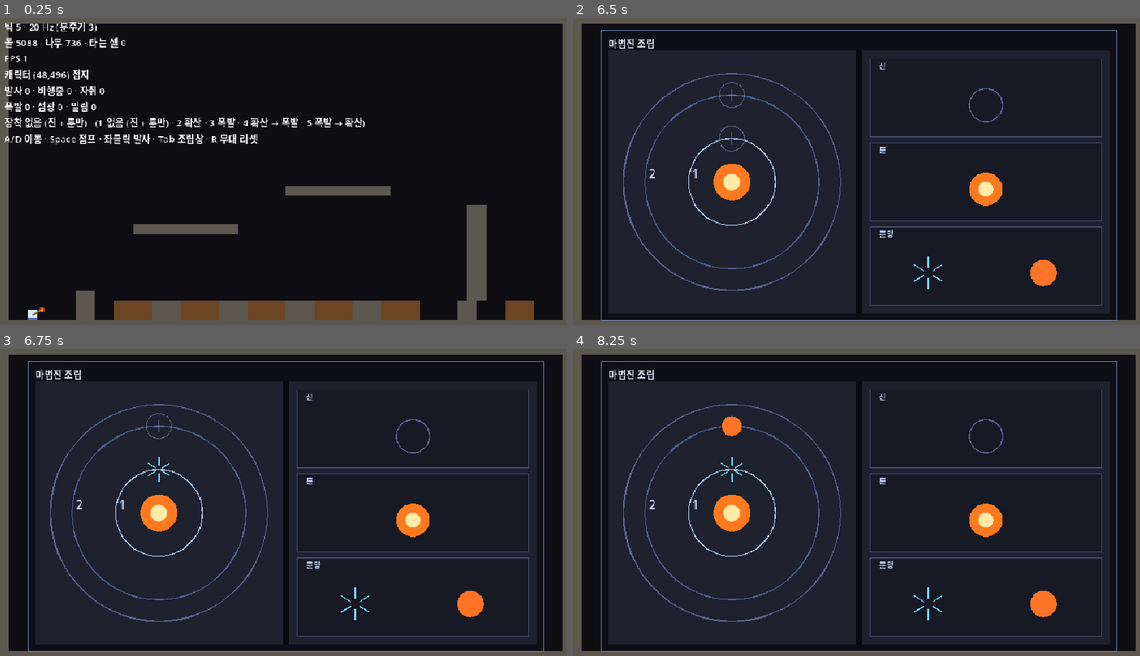
Above: before the commit, frames 1-4 (two rows, left to right).
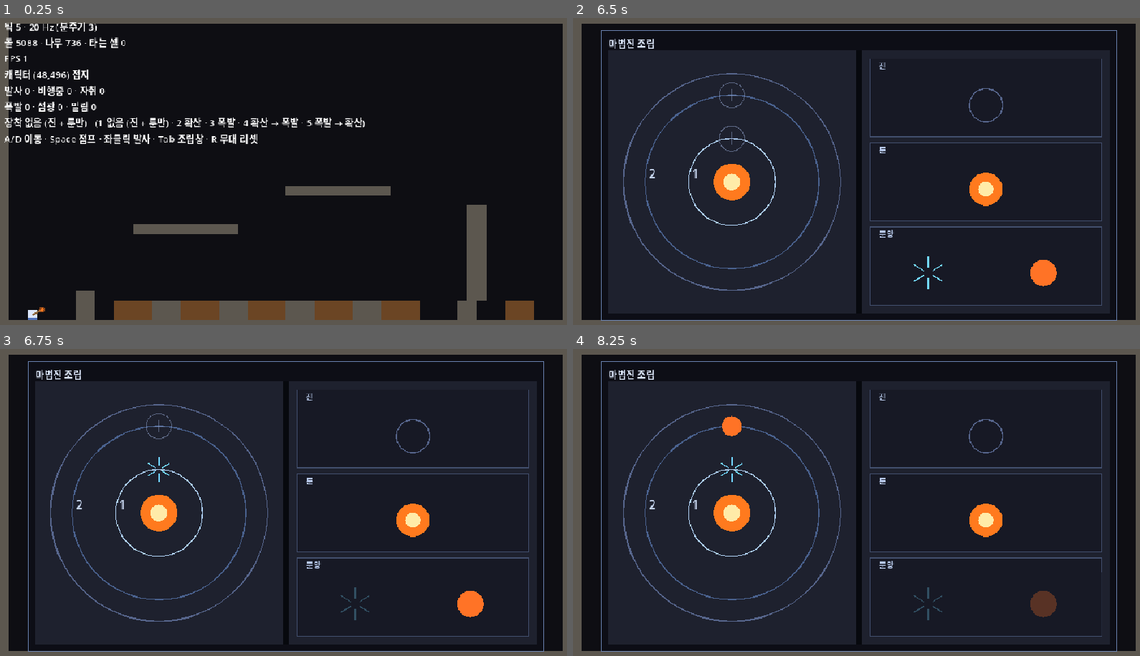
Above: after the commit, the same moments.

Repository: djgnfj-svg/tockbon
Game: Godot game, scene res://src/stage/stage.tscn
Same seed, same stepped clock (60 frames per second), same inputs: the game is played once before the commit and once after it.
Inputs (mouse positions are in pixels of both pictures, inside the frame that each line leads up to):
- Up to frame 1 (0.25 s): no input
- Up to frame 2 (6.5 s): tap Enter at 0.5, 2, 3.5 s; move the mouse to (986, 159) at 0.52 s; hold D (move_right) 0.53-1.25 s; hold Tab (toggle_assembly) 0.53-1.25 s; click (986, 159) at 0.67 s; tap Space (jump) at 0.77, 1.25, 2.75, 3.77, 4.25 s; drag from (743, 192) to (828, 239) at 1.27 s; move the mouse to (918, 103) at 2.02 s; hold D (move_right) 2.03-2.75 s; hold Ctrl 2.03-2.75 s; click (918, 103) at 2.17 s; drag from (828, 239) to (686, 128) at 2.77 s; move the mouse to (1032, 223) at 3.52 s; hold A (move_left) 3.53-4.25 s; tap Alt at 3.6 s; click (1032, 223) at 3.67 s; drag from (686, 128) to (771, 94) at 4.27 s; move the mouse to (884, 174) at 5.02 s; hold A (move_left) 5.03-5.75 s; tap Keypad Enter at 5.1 s; click (884, 174) at 5.17 s; drag from (771, 94) to (743, 192) at 5.77 s
- Up to frame 3 (6.75 s): move the mouse to (413, 490) at 6.52 s; hold D (move_right) from 6.53 s (still down); tap 2 at 6.6 s; click (413, 490) at 6.67 s
- Up to frame 4 (8.25 s): tap Space (jump) at 6.77 s; release D (move_right) at 7.25 s; drag from (743, 523) to (828, 570) at 7.27 s; move the mouse to (918, 434) at 8.02 s; hold A (move_left) from 8.03 s (still down); tap 4 at 8.1 s; click (918, 434) at 8.17 s

Frames 1-2 are identical in both runs. In frame 3, less than 0.1% of the frame differs, in the area x 60-66%, y 77-89%; in frame 4, 0.4%, in the area x 60-94%, y 72-94%.

Commit message:
spell: 클릭해서 놓고 뺀다 (단계 4b-2b)
팔레트에서 고르고 슬롯을 눌러 놓는다. 고른 게 없으면 슬롯을 눌러
뺀다. 판정 1·2 를 조립창만으로 재는 것이 이제 가능하다.

_gui_input 으로 받는다. 창이 STOP 이라 여기 안 받으면 클릭이 어디에도
안 간다. 위험 22 의 답은 그리기가 더한 page.position 을 여기서 빼는
것이고, 뺄 값이 book_layout 의 같은 함수에서 나오므로 갈라질 수가 없다.

히트테스트가 그림과 같은 함수를 쓴다. layer_at() 은 layer_slots() 와
glyph_radius() 를, item_at() 은 section() 과 item_slot() 을 그대로
돈다. 좌표를 두 번 계산하면 클릭이 엉뚱한 층으로 가고 에러가 안 난다.

확산 제약은 팔레트에서 막는다. _can_pick() 이 빈 층 중에 받아 줄 곳이
있나를 보고, 제약은 can_place_glyph 를 지나므로 규칙이 두 벌이 안 된다.

흐리게를 modulate.a 로 짰다가 고쳤다. modulate 는 노드 전체에 걸리고
다음 프레임까지 남는다 — 그 칸에만 가림막을 덮는다.

구조 넷도 같이 고쳤다:

진 심볼이 갈라져 있었다. _draw_frame 이 직접 그리고 _draw_circle_symbol
이 똑같은 그림을 따로 그렸다 — 진 테두리를 바꾸는 날 팔레트만 안
따라온다. 공유 여부를 재는 그물도 세웠다(세 심볼 × 두 자리).

씬을 못 세우면 검사가 「실패」가 아니라 없어지던 것에 t.ok(false) 를
넣었다. 「없어진 검사」와 「통과한 검사」가 로그에서 구별이 안 된다.

items_of 검사가 개수만 재고 있었다. 손으로 적은 목록이 마침 같은
길이면 통과했다 — 값까지 맞댄다.

「종류 추가 = 세 곳」 주석이 틀렸다. 세어 보니 다섯이고 다섯째가
다른 파일(circle_window._draw_palette_item)이라 제일 빠뜨리기 쉽다.

Co-Authored-By: Claude Opus 5 (1M context) <noreply@anthropic.com>
Claude-Session: https://claude.ai/code/session_01AMkXmt1W5qq92K4dVZ4xVs

Diff:
--- a/src/view/circle_layout.gd
+++ b/src/view/circle_layout.gd
@@ -106,6 +106,31 @@
 	return _radius(area) * Fx.CIRCLE_GLYPH_RATIO
 
 
+## 🔴🔴 **어느 층을 눌렀나.** 없으면 -1.
+##  ⚠ **그림과 같은 `layer_slots()`·`glyph_radius()`를 쓴다.** 좌표를 여기서 다시 구하면
+##   「클릭이 엉뚱한 층으로 간다」가 되고 **에러가 안 난다**(위험 6).
+## ⚠ 인자 `p`는 **상자 원점 기준**이다 — 창이 `draw_set_transform`으로 옮긴 만큼을
+##  호출부가 **빼서** 넘겨야 한다(위험 22). 안 빼면 조용히 어긋난다.
+## ⚠ 누르는 원이 심볼보다 크다 — 심볼만 하면 빈 층을 정확히 겨냥해야 해서 못 누른다.
+static func layer_at(circle_id: int, area: Rect2, p: Vector2) -> int:
+	var slots := layer_slots(circle_id, area)
+	var r := glyph_radius(area) * Fx.SLOT_HIT_RATIO
+	for i in slots.size():
+		if p.distance_to(slots[i]) <= r:
+			return i
+	return -1
+
+
+## 어느 룬 자리를 눌렀나. 없으면 -1. ⚠ 위와 같은 규율이다.
+static func rune_slot_at(circle_id: int, area: Rect2, p: Vector2) -> int:
+	var slots := rune_slots(circle_id, area)
+	var r := rune_radius(area) * Fx.SLOT_HIT_RATIO
+	for i in slots.size():
+		if p.distance_to(slots[i]) <= r:
+			return i
+	return -1
+
+
 ## 층 번호의 글자 크기. 🔴 **반지름에서 파생한다** — 박으면 진이 커질 때 번호만 얼어붙고,
 ##  그건 「안쪽이 먼저」를 말하는 장치 둘 중 하나가 **약해지는** 방향이다(기획 판정 3).
 static func layer_num_size(area: Rect2) -> int:
--- a/src/view/circle_window.gd
+++ b/src/view/circle_window.gd
@@ -37,6 +37,11 @@
 ## ⚠ **읽기만 한다.** 이 단계는 **클릭으로 못 놓는다**(단계 4).
 var _circle: SpellCircle = null
 
+## 지금 고른 팔레트 항목. `GLYPH_NONE`이면 아무것도 안 골랐다.
+## ⚠ **문양만 고른다** — 진·룬을 놓고 빼는 것은 단계 5다. 그래서 종류를 안 들고 문양 id만 든다.
+##  🔴 종류가 늘면 여기가 `{kind, item}` 이 된다. 그때 이 한 줄이 바뀐다.
+var _picked := Glyph.GLYPH_NONE
+
 
 func setup(circle: SpellCircle) -> void:
 	_circle = circle
@@ -62,6 +67,88 @@
 ##  할 일이 늘면(포커스·애니메이션) 그게 여기 한 곳에 붙는다.
 func toggle() -> void:
 	visible = not visible
+	# ⚠ 닫을 때 고른 것을 놓는다 — 안 놓으면 다시 열었을 때 **아무도 안 고른 줄 아는데**
+	#  다음 슬롯 클릭이 옛 문양을 놓는다.
+	_picked = Glyph.GLYPH_NONE
+
+
+# ══════════════════════════════════════════════════════════════════
+#  클릭 — 🔴🔴 **고르고 → 놓는다. 놓인 것을 다시 누르면 뺀다**
+# ══════════════════════════════════════════════════════════════════
+
+## 🔴🔴 **`_gui_input`이라 좌표가 이미 창 안쪽 기준이다.** `_unhandled_input`으로 받으면
+##  화면 좌표라 창 위치를 또 빼야 하고, 그 뺄 값이 두 곳이 되는 순간 어긋난다.
+##  ⚠ 그리고 창이 `STOP`이라 여기 안 받으면 **클릭이 어디에도 안 간다** — 발사로도 안 샌다.
+##
+## 🔴🔴 **위험 22 — 그리기는 변환 안에서 하고 클릭은 밖에서 받으면 조용히 어긋난다.**
+##  아래가 그 답이다: 그리기가 더한 `page.position`을 **여기서 뺀다.** 뺄 값이
+##  `book_layout`의 같은 함수에서 나오므로 둘이 갈라질 수가 없다.
+##  ⚠ 리포에 같은 실측이 있다 — `stage_input._to_world`가 캔버스 변환을 안 되돌리면
+##   「흔드는 동안 조준이 엉뚱한 셀로 간다」(에러 없음).
+func _gui_input(event: InputEvent) -> void:
+	if not (event is InputEventMouseButton):
+		return
+	var mb := event as InputEventMouseButton
+	if mb.button_index != MOUSE_BUTTON_LEFT or not mb.pressed:
+		return
+	# ⚠ 창 안 클릭은 **발사가 아니다.** 안 먹으면 조립하다 마법이 나간다.
+	accept_event()
+	if _circle == null:
+		return
+
+	var pal := Book.palette_page(size)
+	if pal.has_point(mb.position):
+		_click_palette(pal, mb.position - pal.position)
+		return
+	var page := Book.circle_page(size)
+	if page.has_point(mb.position):
+		_click_circle(page, mb.position - page.position)
+
+
+## 팔레트에서 고른다. 같은 것을 다시 누르면 고르기를 놓는다.
+## ⚠ **문양만이다** — 진·룬 칸은 그려지지만 아직 안 골라진다(단계 5).
+func _click_palette(pal: Rect2, local: Vector2) -> void:
+	var hit := Palette.item_at(pal.size, local)
+	if hit.is_empty():
+		return
+	if int(hit["kind"]) != Palette.KIND_GLYPH:
+		return
+	var id := int(hit["item"])
+	# 🔴🔴 **못 놓는 것은 애초에 안 골라진다.** 골라지고 나서 슬롯이 안 받으면
+	#  「눌렀는데 아무 일도 안 난다」가 되고 그게 고장으로 읽힌다(기획).
+	if not _can_pick(id):
+		return
+	_picked = Glyph.GLYPH_NONE if _picked == id else id
+
+
+## 슬롯을 누른다. 🔴 고른 게 있으면 **놓고**, 없으면 **뺀다**(계획 §9-1).
+## ⚠ 규칙이 하나여야 한다 — 종류마다 다르면 배울 게 셋이 된다.
+func _click_circle(page: Rect2, local: Vector2) -> void:
+	var area := Layout.circle_area(page.size)
+	var layer := Layout.layer_at(_circle.circle_id(), area, local)
+	if layer < 0:
+		return
+	if _picked == Glyph.GLYPH_NONE:
+		_circle.place_glyph(layer, Glyph.GLYPH_NONE)
+		return
+	# ⚠ `place_glyph`가 false면 **조용히** 아무 일도 안 한다 — 정상 조작이라 짖으면 안 된다.
+	#  🔴 여기 오기 전에 팔레트가 이미 막았으므로 실패는 원리적으로 드물다.
+	if _circle.place_glyph(layer, _picked):
+		# 고르고 → 놓는다가 한 동작이다. 놓았으면 손을 비운다.
+		_picked = Glyph.GLYPH_NONE
+
+
+## 이 문양을 지금 고를 수 있나 — 🔴 **빈 층 중에 받아 줄 곳이 하나라도 있나.**
+##
+## ⚠ 제약은 `glyph_defs.DEFS`에 있고 여기서 **다시 안 적는다** — `can_place_glyph`를 부른다.
+##  적으면 규칙이 두 벌이 되고, `net_circle`의 양방향 일치가 재던 것이 무의미해진다.
+## ⚠ **빈 층만 본다.** 확산이 1층에 있을 때 1층에 덮어쓰는 것은 규칙상 되지만, 그걸 허용하면
+##  「확산이 있는데 확산이 눌린다」로 보인다. ⇒ 옮기려면 먼저 빼는 것이 한 규칙이다.
+func _can_pick(glyph_id: int) -> bool:
+	for i in _circle.layer_count():
+		if _circle.glyph_at(i) == Glyph.GLYPH_NONE and _circle.can_place_glyph(i, glyph_id):
+			return true
+	return false
 
 
 func _draw() -> void:
@@ -138,7 +225,9 @@
 ##  진을 뺐을 때 마법진이 슬롯 하나로 줄어드는 것이 눈에 보이는 이유다(단계 5).
 func _draw_frame(area: Rect2) -> void:
 	var f := Layout.frame(area)
-	draw_circle(f["center"], f["radius"], Fx.CIRCLE_FRAME, false, Fx.CIRCLE_FRAME_PX)
+	# 🔴 **팔레트의 진과 같은 함수를 쓴다.** 여기서 따로 그리면 진 테두리를 바꾸는 날
+	#  **팔레트의 진만 안 따라온다** — 룬·문양은 이미 함수를 공유하는데 진만 안 하는 상태였다.
+	_draw_circle_symbol(f["center"], f["radius"])
 
 
 ## 룬 축 — 룬 자리. ⚠ 자리 **수**도 자리 **위치**도 진 표에서 나온다.
@@ -297,13 +386,29 @@
 func _draw_palette_item(slot: Rect2, kind: int, item_id: int) -> void:
 	var at := slot.get_center()
 	var r := Palette.item_symbol_radius(slot)
+
 	if kind == Palette.KIND_CIRCLE:
 		_draw_circle_symbol(at, r)
-		return
-	if kind == Palette.KIND_RUNE:
+	elif kind == Palette.KIND_RUNE:
 		_draw_rune_symbol(at, r, item_id)
-		return
-	if kind == Palette.KIND_GLYPH:
+	elif kind == Palette.KIND_GLYPH:
 		_draw_glyph(at, r, item_id)
-		return
-	push_error("CircleWindow: 슬롯 종류 %d에 항목 그림이 없다" % kind)
+	else:
+		push_error("CircleWindow: 슬롯 종류 %d에 항목 그림이 없다" % kind)
+		return
+
+	# ⚠ 문양만 상태가 있다 — 진·룬은 아직 안 골라지므로 「막혔다」·「골랐다」로 보이면 거짓말이다(단계 5).
+	if kind != Palette.KIND_GLYPH:
+		return
+
+	# 🔴🔴 **못 놓는 것은 흐리다** — 확산이 이미 있으면 두 번째 확산이 **애초에 안 눌린다**(기획).
+	#  ⚠ 눌리는데 아무 일도 안 나면 그게 고장으로 읽힌다. 한 칸 앞에서 막는 게 요점이다.
+	#  ⚠ **`modulate`를 쓰면 안 된다** — 노드 전체에 걸리고 다음 프레임까지 남는다.
+	#   ⇒ 그 칸에만 **가림막**을 덮는다.
+	if not _can_pick(item_id):
+		draw_rect(slot, Color(Fx.PALETTE_SECTION_BG, Fx.PALETTE_BLOCKED_VEIL_A), true)
+		return
+	# 🔴 고른 것에 테두리. **연출이 아니라 동작의 절반이다** —
+	#  무엇을 골랐는지 안 보이면 「고르고 → 놓는다」의 앞 절반이 화면에 없다.
+	if _picked == item_id:
+		draw_rect(slot, Fx.PALETTE_PICK, false, Fx.PALETTE_PICK_PX)
--- a/src/view/fx_tuning.gd
+++ b/src/view/fx_tuning.gd
@@ -191,6 +191,21 @@
 const SLOT_PLUS_RATIO := 0.5
 const SLOT_PLUS_PX := 1.5
 
+## 🔴 **누르는 원이 심볼보다 크다.** 심볼과 같게 두면 빈 층을 정확히 겨냥해야 눌리고,
+##  그건 「눌렀는데 아무 일도 안 난다」가 된다. ⚠ 너무 키우면 이웃 층까지 먹는다 —
+##  고리 간격(반지름의 절반)보다는 작아야 한다. `net_circle`이 겹치는지 잰다.
+const SLOT_HIT_RATIO := 1.8
+
+## 고른 항목 테두리. ⚠ **연출이 아니라 동작의 일부다** — 무엇을 골랐는지 안 보이면
+##  「고르고 → 놓는다」의 첫 절반이 화면에 없다.
+const PALETTE_PICK := Color(1.0, 0.92, 0.55, 0.95)
+const PALETTE_PICK_PX := 2.0
+## 못 고르는 항목을 덮는 **가림막의 진하기**. 🔴 **확산이 이미 있으면 두 번째 확산이
+##  애초에 안 눌린다**(기획). ⚠ 눌리는데 아무 일도 안 나면 그게 고장으로 읽힌다 —
+##  한 칸 앞에서 막는 게 요점이다.
+## ⚠ **`modulate`가 아니라 가림막인 이유**: `modulate`는 노드 전체에 걸리고 다음 프레임까지 남는다.
+const PALETTE_BLOCKED_VEIL_A := 0.72
+
 # ─── 팔레트 ───────────────────────────────────────────────────────
 ## 🔴 구획 크기는 **종류 수**로, 항목 칸은 **항목 수**로 나뉜다(`palette_layout`) —
 ##  여기엔 여백과 제목 띠만 있다. 칸 크기를 박으면 진·룬 항목이 느는 날 겹친다.
--- a/src/view/palette_layout.gd
+++ b/src/view/palette_layout.gd
@@ -34,7 +34,21 @@
 const KIND_RUNE := 1
 const KIND_GLYPH := 2
 
-## 🔴🔴 **종류 하나 추가 = 여기 한 줄 + `KINDS` 한 줄 + `items_of` 한 갈래.**
+## 🔴🔴 **종류 하나 추가 = 다섯 곳이다.** ⚠ 처음에 「세 곳」이라고 적었는데 **틀렸다** —
+##  세어 보니 다섯이고, 그중 하나는 **다른 파일**이라 제일 빠뜨리기 쉽다:
+##
+## ```
+## 1. const KIND_X                                  (여기)
+## 2. KIND_DEFS 한 줄                               (여기)
+## 3. KINDS 한 줄                                   (여기)
+## 4. items_of 한 갈래                              (여기)
+## 5. circle_window._draw_palette_item 한 갈래      ← 🔴 **다른 파일이다**
+## ```
+##
+## 🔴 다섯이 **넷을 넘었다** — 이 리포는 「새 종류를 추가할 때 네 군데를 고쳐야 하면 설계가 틀린 것」이라고
+##  적어 뒀다. ⚠ 지금 넘기는 것은 5번이 **그림**이고 그림은 종류마다 다를 수밖에 없어서다
+##  (룬은 구슬 · 진은 테두리 · 문양은 kind별 모양). 그래도 **셀 수 있게 적어 두는 것**이
+##  다음 사람이 5번을 빠뜨리지 않는 유일한 장치다.
 ## ⚠ 이름이 여기 있는 이유: **한 개념에 딸린 것은 한 곳에 둔다**(CLAUDE.md).
 ##  종류 목록과 이름 목록을 따로 만들면 둘을 손으로 맞춰야 하고, 반드시 어긋난다.
 const KIND_DEFS: Dictionary = {
@@ -94,3 +108,23 @@
 ##  거대해져서 「진이 제일 중요한가」로 잘못 읽힌다.
 static func item_symbol_radius(slot: Rect2) -> float:
 	return minf(slot.size.x, slot.size.y) * 0.5 * Fx.PALETTE_SYMBOL_RATIO
+
+
+## 🔴🔴 **무엇을 눌렀나.** `{"kind": int, "item": int}` — 아무것도 아니면 **빈 딕셔너리**다.
+##
+## ⚠ **그림과 같은 `section()`·`item_slot()`을 돈다.** 좌표를 여기서 다시 구하면
+##  「이걸 눌렀는데 저게 골라진다」가 되고 **에러가 안 난다**(위험 6의 팔레트 얼굴).
+## ⚠ 인자 `p`는 **페이지 원점 기준**이다 — 창이 `draw_set_transform`으로 옮긴 만큼을
+##  호출부가 **빼서** 넘겨야 한다(위험 22).
+##
+## 🔴 **칸 전체가 누르는 자리다**(심볼 원이 아니라). 심볼만 하면 항목이 작을 때 못 누르고,
+##  그건 「눌렀는데 아무 일도 안 난다」가 된다.
+static func item_at(page_size: Vector2, p: Vector2) -> Dictionary:
+	for ki in KINDS.size():
+		var sec := section(page_size, ki)
+		var kind: int = KINDS[ki]
+		var items := items_of(kind)
+		for ii in items.size():
+			if item_slot(sec, ii, items.size()).has_point(p):
+				return {"kind": kind, "item": items[ii]}
+	return {}
--- a/tests/nets/net_circle.gd
+++ b/tests/nets/net_circle.gd
@@ -69,6 +69,8 @@
 	_circle_layout_does_not_know_pages(t)
 	_spawn_rays_are_not_horizontal(t)
 	_palette_is_kind_by_item(t)
+	_symbols_are_shared(t)
+	_hit_tests_match_the_drawing(t)
 	_palette_geometry_runs(t)
 	_layout_geometry_runs(t)
 	_axes_do_not_call_each_other(t)
@@ -510,20 +512,95 @@
 	# 🔴🔴 **항목이 표를 그대로 따라간다.**
 	#  ⚠ 지금은 같은 값이지만 **동어반복이 아니다** — 누가 `[1, 2]` 라고 손으로 적으면
 	#   표가 느는 날 여기가 빨개진다. 그게 이 검사가 사는 시점이다.
+	# ⚠ **개수만 재면 손으로 적은 목록이 통과한다** — `[GLYPH_SPREAD, GLYPH_BLAST]` 라고
+	#  적어도 개수가 2라 초록이었다(실측). ⇒ **값까지 맞댄다.**
 	var want := {
-		Palette.KIND_CIRCLE: CircleDefs.ALL.size(),
-		Palette.KIND_RUNE: Tuning.ELEM_ALL.size(),
-		Palette.KIND_GLYPH: Glyph.ALL.size(),
+		Palette.KIND_CIRCLE: CircleDefs.ALL,
+		Palette.KIND_RUNE: Tuning.ELEM_ALL,
+		Palette.KIND_GLYPH: Glyph.ALL,
 	}
 	for kind: int in Palette.KINDS:
 		var nm: StringName = Palette.KIND_DEFS[kind]["name"]
 		var items := Palette.items_of(kind)
 		t.ok(items.size() > 0, "%s 칸에 항목이 있다 (%d개)" % [nm, items.size()])
-		t.eq(items.size(), int(want[kind]), "%s 항목 수가 표와 같다" % nm)
+		t.eq(Array(items), Array(want[kind] as Array), "%s 항목이 표와 **값까지** 같다" % nm)
 
 	# 🔴 모르는 종류에 짖는다 — 종류를 늘리고 표를 안 이으면 그 칸이 **조용히 빈다.**
 	t.expect_error("PaletteLayout: 모르는 슬롯 종류")
 	t.eq(Palette.items_of(9999).size(), 0, "모르는 종류는 짖고 항목이 0이다")
+
+
+## 🔴🔴 **히트테스트가 그림과 같은 좌표를 쓰나 — 그리고 실제로 맞나.**
+##  ⚠ 좌표가 두 곳이면 「이걸 눌렀는데 저게 골라진다」가 되고 **에러가 안 난다**(위험 6).
+## 🔴 여기는 텍스트가 아니라 **실행**으로 잰다 — 그린 자리를 그대로 눌러 본다.
+func _hit_tests_match_the_drawing(t) -> void:
+	var page := Book.circle_page(Fx.WINDOW_RECT.size)
+	var area := Layout.circle_area(page.size)
+	var id := CircleDefs.CIRCLE_ROUND
+
+	# 🔴 **그린 자리를 누르면 그 층이 나온다.** 층마다 자기 번호가 나와야 한다.
+	var slots := Layout.layer_slots(id, area)
+	t.ok(slots.size() > 0, "누를 층이 %d개다" % slots.size())
+	for i in slots.size():
+		t.eq(Layout.layer_at(id, area, slots[i]), i, "%d층 심볼 자리를 누르면 %d층이다" % [i, i])
+
+	# 🔴 **이웃을 안 먹는다.** 누르는 원이 너무 크면 1층을 눌렀는데 2층이 잡힌다.
+	var clean := true
+	for i in slots.size():
+		for j in slots.size():
+			if i != j and Layout.layer_at(id, area, slots[j]) == i:
+				clean = false
+	t.ok(clean, "층 누르는 자리가 서로 안 겹친다 (누르기 반경 ×%.1f)" % Fx.SLOT_HIT_RATIO)
+
+	# 아무것도 없는 자리는 -1. ⚠ 안 그러면 배경 클릭이 엉뚱한 층을 만진다.
+	t.eq(Layout.layer_at(id, area, Vector2.ZERO), -1, "구석을 누르면 아무 층도 아니다")
+	t.eq(Layout.rune_slot_at(id, area, Layout.rune_slots(id, area)[0]), 0,
+		"룬 자리를 누르면 0번이다")
+
+	# ── 팔레트 ──
+	var pal := Book.palette_page(Fx.WINDOW_RECT.size)
+	var found := 0
+	for ki in Palette.KINDS.size():
+		var sec := Palette.section(pal.size, ki)
+		var kind: int = Palette.KINDS[ki]
+		var items := Palette.items_of(kind)
+		for ii in items.size():
+			var slot := Palette.item_slot(sec, ii, items.size())
+			var hit := Palette.item_at(pal.size, slot.get_center())
+			t.ok(not hit.is_empty(), "팔레트 항목 %d/%d을 누르면 뭔가 잡힌다" % [ki, ii])
+			if hit.is_empty():
+				continue
+			found += 1
+			t.eq(int(hit["kind"]), kind, "누른 칸의 종류가 맞다")
+			t.eq(int(hit["item"]), items[ii], "누른 칸의 항목이 맞다")
+	t.ok(found > 0, "팔레트에서 실제로 누른 항목이 %d개다" % found)
+	# ⚠ 구획 밖(맨 위 여백)은 아무것도 아니다.
+	t.ok(Palette.item_at(pal.size, Vector2.ZERO).is_empty(), "여백을 누르면 아무것도 아니다")
+
+
+## 🔴🔴 **팔레트와 슬롯이 같은 심볼 함수를 쓰나.**
+##  ⚠ 안 쓰면 「팔레트의 폭발과 진에 놓인 폭발이 다르게 보인다」가 되고, 그건 **조용하다** —
+##   실측으로 팔레트 문양을 마젠타 원반으로 바꿔도 초록이었다(verify-read).
+##  ⚠ 진이 실제로 갈라져 있었다: `_draw_frame` 이 `draw_circle` 을 직접 그리고
+##   `_draw_circle_symbol` 이 똑같은 그림을 따로 그렸다. **룬·문양은 공유하는데 진만 안 했다.**
+##
+## 🔴 재는 것은 좁다: **슬롯 쪽과 팔레트 쪽이 둘 다 같은 이름을 부르나.**
+##  ⚠ 「그 함수가 실제로 같은 그림을 그리나」는 텍스트가 못 본다(이 파일의 `contains` 한계와 같다).
+func _symbols_are_shared(t) -> void:
+	var win := _stripped(t, WINDOW_PATH, "circle_window")
+	# [심볼 함수, 슬롯 쪽 함수, 팔레트 쪽 함수]
+	var shared: Array[Array] = [
+		["_draw_circle_symbol", "_draw_frame", "_draw_palette_item"],
+		["_draw_rune_symbol", "_draw_rune_slot", "_draw_palette_item"],
+		["_draw_glyph", "_draw_ring", "_draw_palette_item"],
+	]
+	t.ok(shared.size() > 0, "심볼 공유를 재 볼 자리가 %d군데다" % shared.size())
+	for c: Array in shared:
+		for caller: String in [c[1], c[2]]:
+			var body := _func_body(win, caller)
+			t.ok(body != "", "`%s()` 를 찾았다" % caller)
+			t.ok(body.contains("%s(" % c[0]),
+				"`%s()` 가 심볼을 `%s()` 로 그린다 (따로 안 그린다)" % [caller, c[0]])
 
 
 ## 🔴 구획과 항목 칸이 **한 곳에서 나오고 서로 안 겹치나.** 겹치면 「이걸 눌렀는데 저게
--- a/tests/nets/net_render.gd
+++ b/tests/nets/net_render.gd
@@ -109,6 +109,8 @@
 func _mouse_filter_contract(t) -> void:
 	var scene: PackedScene = load(STAGE_SCENE)
 	if scene == null or not scene.can_instantiate():
+		# 🔴🔴 위와 같은 이유 — 조용히 빠져나가면 `mouse_filter` 계약이 **한 줄도 안 재진다.**
+		t.ok(false, "무대 씬을 못 세워서 mouse_filter 계약을 **하나도 못 쟀다**")
 		return
 	var root := scene.instantiate()
 	var hud := root.get_node_or_null(HUD_PATH)
@@ -237,6 +239,9 @@
 	var scene: PackedScene = load(STAGE_SCENE)
 	t.ok(scene != null and scene.can_instantiate(), "무대 씬을 세울 수 있다")
 	if scene == null or not scene.can_instantiate():
+		# 🔴🔴 **여기서 그냥 `return` 하면 검사가 「실패」가 아니라 통째로 사라진다** —
+		#  통과 수만 줄고 **아무도 안 짖는다.** 「없어진 검사」는 「통과한 검사」와 로그에서 구별이 안 된다.
+		t.ok(false, "무대 씬을 못 세워서 @onready 경로를 **하나도 못 쟀다**")
 		return
 	var root := scene.instantiate()
 	var re := RegEx.new()
